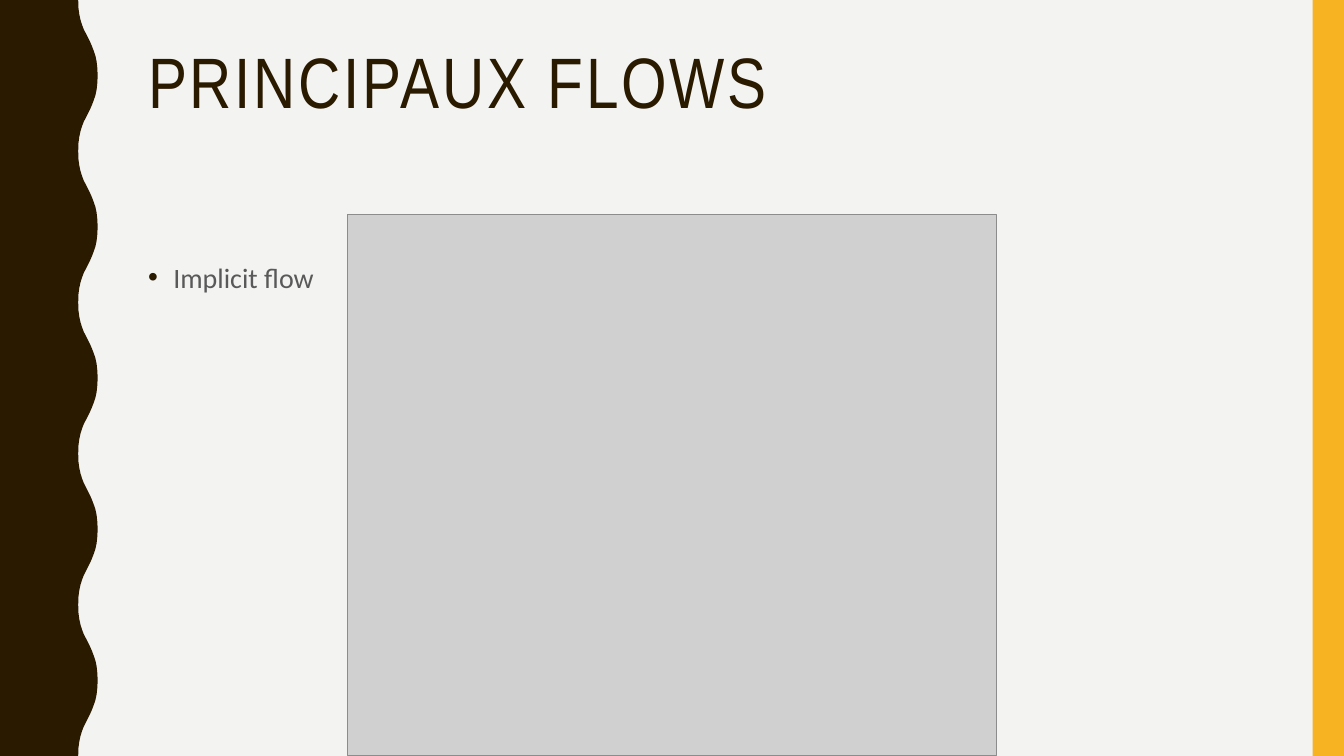
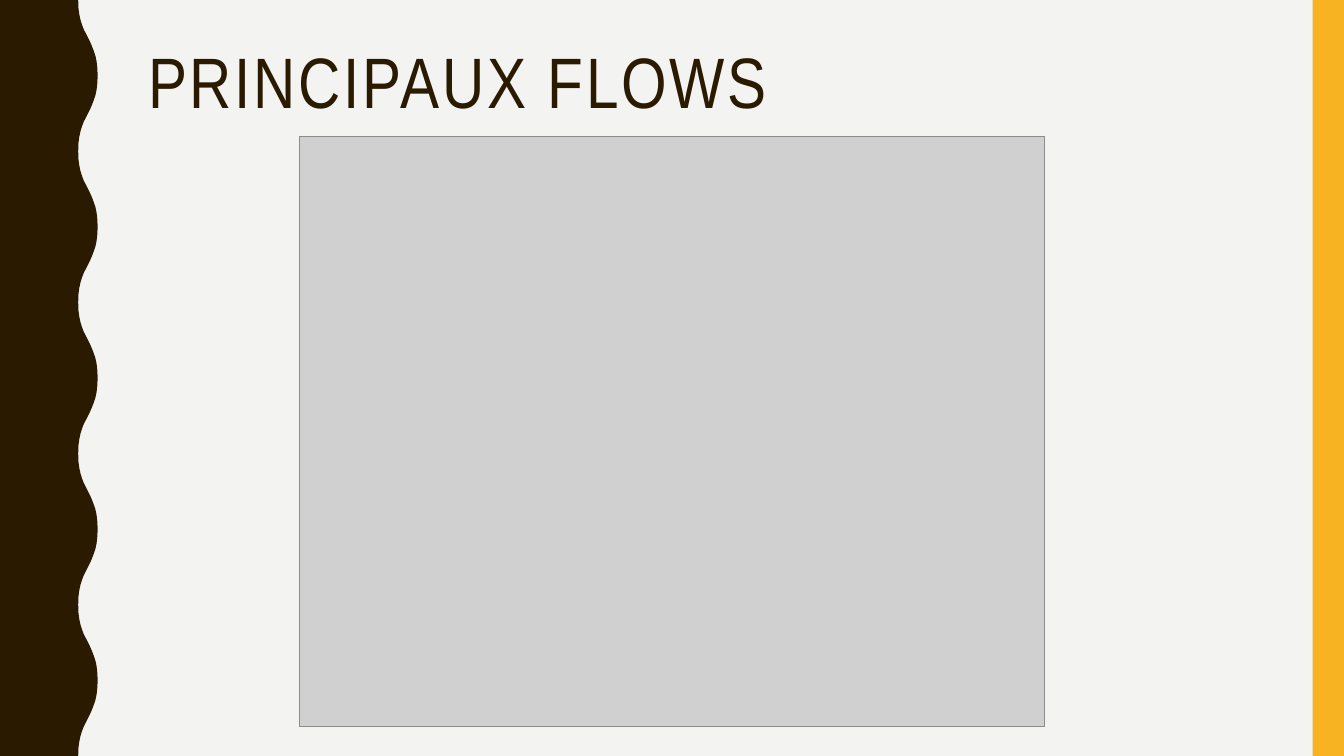
Before and after one commit to jeromefirlej/oidc-samples, a slide deck: slide 9 of Prez OIDC.pptx (slide 8 before the commit). Drawn at 1344x756 pixels with LibreOffice and Linux fonts; fonts in the diff are those of the drawing; grey boxes stand for pictures. Boxes give left, top, right and bottom in pixels: in the first picture for what was removed or moved away, otherwise in the second. Text is boxed around its words. In the diff, an @@ line names an element or a change of style, - is before the commit and + after.

```diff
--- a/Prez OIDC.pptx
+++ b/Prez OIDC.pptx
@@ picture: place and size @@
-picture at (347, 215, 996, 756)
+picture at (299, 136, 1046, 726)
@@ text removed at (173, 268, 314, 293) @@
-• Implicit flow
```
Also in this commit, not shown: 5 other slides changed, 1 slide added.
